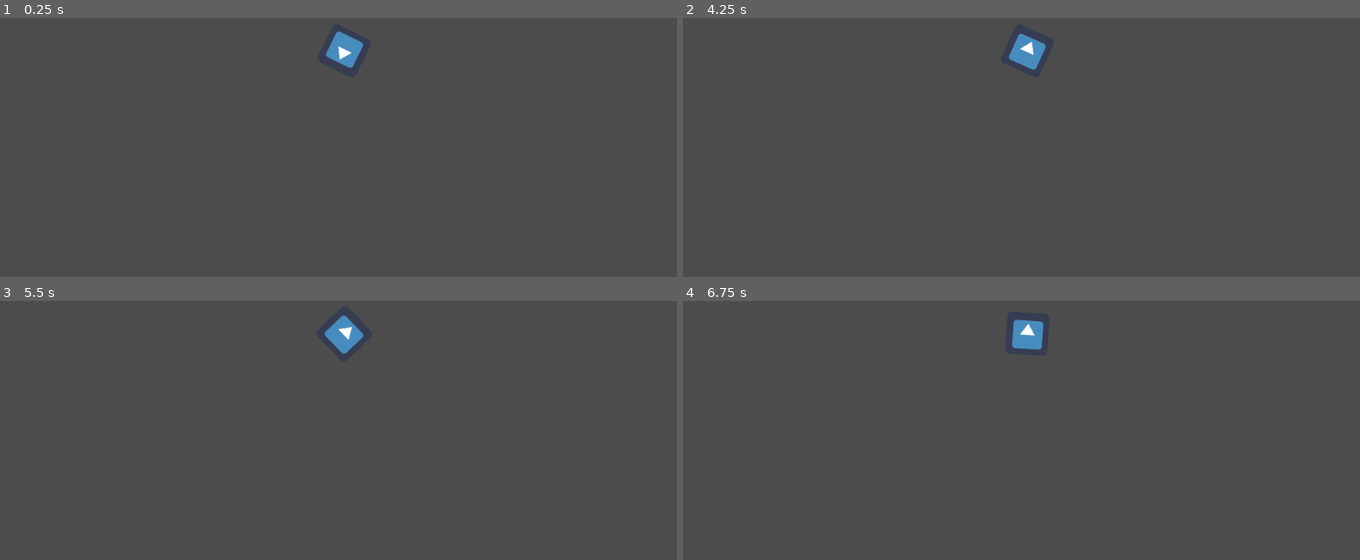
Above: before the commit, frames 1-4 (two rows, left to right).
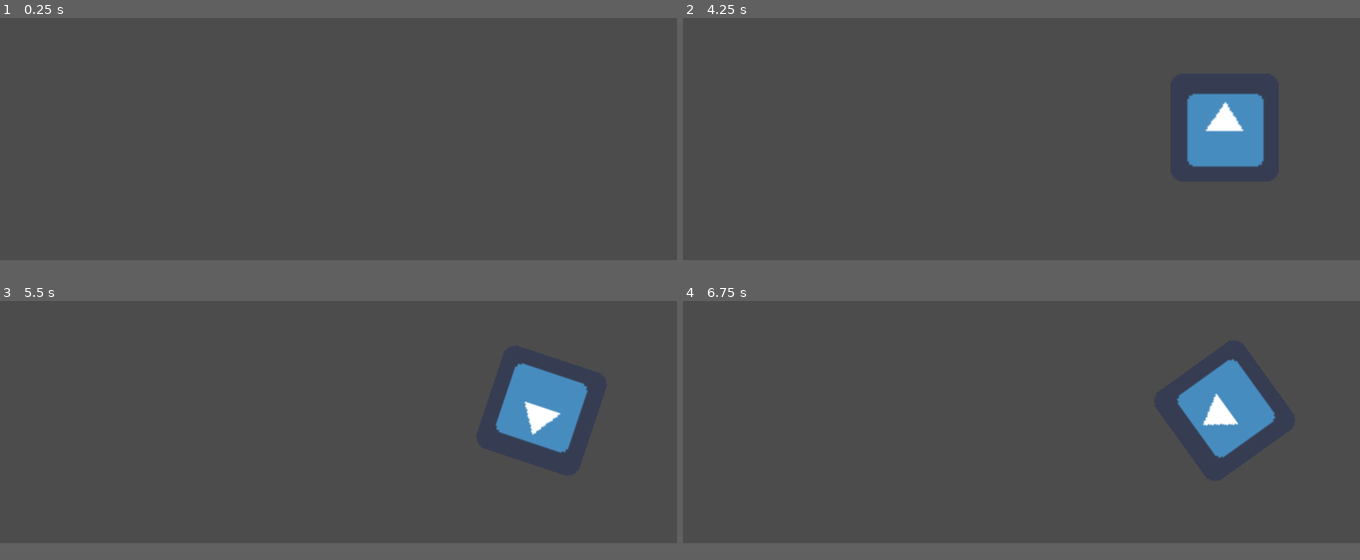
Above: after the commit, the same moments.

Repository: andrebariani/abracajur
Game: Godot game, scene res://src/player/Player.tscn
Two runs of this game, one before a commit and one after it. Both use one fixed random seed, a clock stepped at 60 frames per second and the inputs below. Before the commit the project has no main scene; this scene is started directly in both runs. The engine's default icon, where the game draws it, is replaced by a stand-in: a white triangle on a blue panel in a dark square.
Inputs (mouse positions are in pixels of both pictures, inside the frame that each line leads up to):
- Up to frame 1 (0.25 s): no input
- Up to frame 2 (4.25 s): tap Enter at 0.5, 2, 3.5 s; move the mouse to (1170, 59) at 0.52 s; hold D 0.53-1.28 s; tap Q at 0.6 s; tap Space at 1.25, 2.75 s; move the mouse to (886, 98) at 1.27 s; hold S 1.28-2.03 s; tap E at 1.35 s; move the mouse to (outside the picture) at 2.02 s; hold D 2.03-2.78 s; tap R at 2.1 s; move the mouse to (987, 157) at 2.77 s; hold W 2.78-3.53 s; tap F at 2.85 s; move the mouse to (1224, 139) at 3.52 s; hold A from 3.53 s (still down); tap Z at 3.6 s; tap Escape (ui_cancel) at 4.15 s
- Up to frame 3 (5.5 s): move the mouse to (135, 303) at 4.27 s; tap X at 4.35 s; tap Space at 5 s; move the mouse to (372, 363) at 5.02 s; release A at 5.03 s; hold S from 5.03 s (still down); tap C at 5.1 s
- Up to frame 4 (6.75 s): move the mouse to (outside the picture) at 5.77 s; release S at 5.78 s; hold D 5.78-6.53 s; tap V at 5.85 s; move the mouse to (1170, 342) at 6.52 s; hold W from 6.53 s (still down); tap Q at 6.6 s
In our replay, the window is 800x468 before the commit and 800x448 after it. These sizes can differ from the game's own. Grey fills any space a smaller window leaves; there, only what the larger window draws over its background counts as a difference.

The runs differ from the first frame. In frame 1, 0.5% of the frame differs, in the area x 48-54%, y 5-20%; in frame 2, 3.8%, in the area x 48-86%, y 5-58%; in frame 3, 3.7%; in frame 4, 3.7%.

Commit message:
Hitboxes and Hurtboxes, Base Enemy and spell.gd added

Diff:
--- a/project.godot
+++ b/project.godot
@@ -16,7 +16,24 @@
 [application]
 
 config/name="Abracajur"
+run/main_scene="res://src/world/World.tscn"
 config/icon="res://icon.png"
+
+[display]
+
+window/size/width=400
+window/size/height=224
+window/size/test_width=800
+window/size/test_height=450
+window/stretch/mode="2d"
+
+[layer_names]
+
+2d_physics/layer_1="World"
+2d_physics/layer_2="Player"
+2d_physics/layer_3="Enemy"
+2d_physics/layer_4="HurtboxPlayer"
+2d_physics/layer_5="HurtboxEnemy"
 
 [rendering]
 
--- /dev/null
+++ b/src/enemies/Enemy.gd
@@ -0,0 +1,9 @@
+extends KinematicBody2D
+
+export var max_hp = 3
+onready var hp = max_hp
+
+func _on_Hurtbox_area_entered(area):
+	var spell = area.spell
+	hp += spell.DAMAGE
+	print_debug(hp)
--- /dev/null
+++ b/src/enemies/Enemy.tscn
@@ -0,0 +1,38 @@
+[gd_scene load_steps=5 format=2]
+
+[ext_resource path="res://src/engine/Hurtbox.tscn" type="PackedScene" id=1]
+[ext_resource path="res://src/enemies/Enemy.gd" type="Script" id=2]
+
+[sub_resource type="RectangleShape2D" id=1]
+extents = Vector2( 8, 8 )
+
+[sub_resource type="RectangleShape2D" id=2]
+extents = Vector2( 8, 8 )
+
+[node name="Enemy" type="KinematicBody2D"]
+collision_layer = 4
+collision_mask = 0
+script = ExtResource( 2 )
+
+[node name="CollisionShape2D" type="CollisionShape2D" parent="."]
+shape = SubResource( 1 )
+
+[node name="ColorRect" type="ColorRect" parent="."]
+margin_left = -8.0
+margin_top = -8.0
+margin_right = 8.0
+margin_bottom = 8.0
+color = Color( 1, 0, 0, 1 )
+__meta__ = {
+"_edit_use_anchors_": false
+}
+
+[node name="Hurtbox" parent="." instance=ExtResource( 1 )]
+collision_layer = 16
+collision_mask = 0
+
+[node name="CollisionShape2D" parent="Hurtbox" index="0"]
+shape = SubResource( 2 )
+[connection signal="area_entered" from="Hurtbox" to="." method="_on_Hurtbox_area_entered"]
+
+[editable path="Hurtbox"]
--- /dev/null
+++ b/src/enemies/Geladeira.tscn
@@ -0,0 +1,11 @@
+[gd_scene load_steps=2 format=2]
+
+[ext_resource path="res://src/enemies/Enemy.tscn" type="PackedScene" id=1]
+
+[node name="Geladeira" instance=ExtResource( 1 )]
+max_hp = 5
+
+[node name="ColorRect" parent="." index="1"]
+color = Color( 0, 1, 0.952941, 1 )
+
+[editable path="Hurtbox"]
--- /dev/null
+++ b/src/engine/Hitbox.gd
@@ -0,0 +1,3 @@
+extends Area2D
+
+onready var spell = get_parent()
--- /dev/null
+++ b/src/engine/Hitbox.tscn
@@ -0,0 +1,11 @@
+[gd_scene load_steps=2 format=2]
+
+[ext_resource path="res://src/engine/Hitbox.gd" type="Script" id=1]
+
+[node name="Hitbox" type="Area2D"]
+collision_layer = 0
+collision_mask = 0
+script = ExtResource( 1 )
+
+[node name="CollisionShape2D" type="CollisionShape2D" parent="."]
+self_modulate = Color( 0.14902, 1, 0, 1 )
--- /dev/null
+++ b/src/engine/Hurtbox.tscn
@@ -0,0 +1,5 @@
+[gd_scene format=2]
+
+[node name="Hurtbox" type="Area2D"]
+
+[node name="CollisionShape2D" type="CollisionShape2D" parent="."]
--- a/src/player/Player.gd
+++ b/src/player/Player.gd
@@ -7,7 +7,7 @@
 	var look_vec = get_global_mouse_position() - global_position
 	global_rotation = atan2(look_vec.y, look_vec.x)
 
-	if Input.is_action_just_pressed("Teleport") and can_TP:
+	if Input.is_action_just_pressed("ui_cancel") and can_TP:
 		position = get_global_mouse_position()
 		can_TP = false
 		yield(get_tree().create_timer(CoolDownTP),"timeout")
--- a/src/player/Player.tscn
+++ b/src/player/Player.tscn
@@ -2,8 +2,6 @@
 
 [ext_resource path="res://icon.png" type="Texture" id=1]
 [ext_resource path="res://src/player/Player.gd" type="Script" id=2]
-
-
 
 [sub_resource type="RectangleShape2D" id=1]
 extents = Vector2( 32, 32 )
--- /dev/null
+++ b/src/spells/LaserSpell.gd
@@ -0,0 +1,4 @@
+extends "res://src/spells/Spell.gd"
+
+func _physics_process(delta):
+	move_and_slide(Vector2.RIGHT * 100)
--- /dev/null
+++ b/src/spells/LaserSpell.tscn
@@ -0,0 +1,31 @@
+[gd_scene load_steps=6 format=2]
+
+[ext_resource path="res://src/spells/LaserSpell.gd" type="Script" id=1]
+[ext_resource path="res://icon.png" type="Texture" id=2]
+[ext_resource path="res://src/engine/Hitbox.tscn" type="PackedScene" id=3]
+
+[sub_resource type="RectangleShape2D" id=1]
+extents = Vector2( 7, 8 )
+
+[sub_resource type="RectangleShape2D" id=2]
+extents = Vector2( 7, 8 )
+
+[node name="SparkSpell" type="KinematicBody2D"]
+scale = Vector2( 0.5, 0.5 )
+collision_mask = 0
+script = ExtResource( 1 )
+
+[node name="CollisionShape2D" type="CollisionShape2D" parent="."]
+shape = SubResource( 1 )
+
+[node name="Sprite" type="Sprite" parent="."]
+scale = Vector2( 0.25, 0.25 )
+texture = ExtResource( 2 )
+
+[node name="Hitbox" parent="." instance=ExtResource( 3 )]
+collision_mask = 16
+
+[node name="CollisionShape2D" parent="Hitbox" index="0"]
+shape = SubResource( 2 )
+
+[editable path="Hitbox"]
--- /dev/null
+++ b/src/spells/Spell.gd
@@ -0,0 +1,4 @@
+extends KinematicBody2D
+
+export var DAMAGE = -1
+export(ImageTexture) var icon
--- /dev/null
+++ b/src/world/World.tscn
@@ -0,0 +1,16 @@
+[gd_scene load_steps=4 format=2]
+
+[ext_resource path="res://src/enemies/Enemy.tscn" type="PackedScene" id=1]
+[ext_resource path="res://src/spells/LaserSpell.tscn" type="PackedScene" id=2]
+[ext_resource path="res://src/enemies/Geladeira.tscn" type="PackedScene" id=3]
+
+[node name="World" type="Node2D"]
+
+[node name="Enemy" parent="." instance=ExtResource( 1 )]
+position = Vector2( 132, 35 )
+
+[node name="SparkSpell" parent="." instance=ExtResource( 2 )]
+position = Vector2( 30, 33 )
+
+[node name="Geladeira" parent="." instance=ExtResource( 3 )]
+position = Vector2( 96, 35 )
